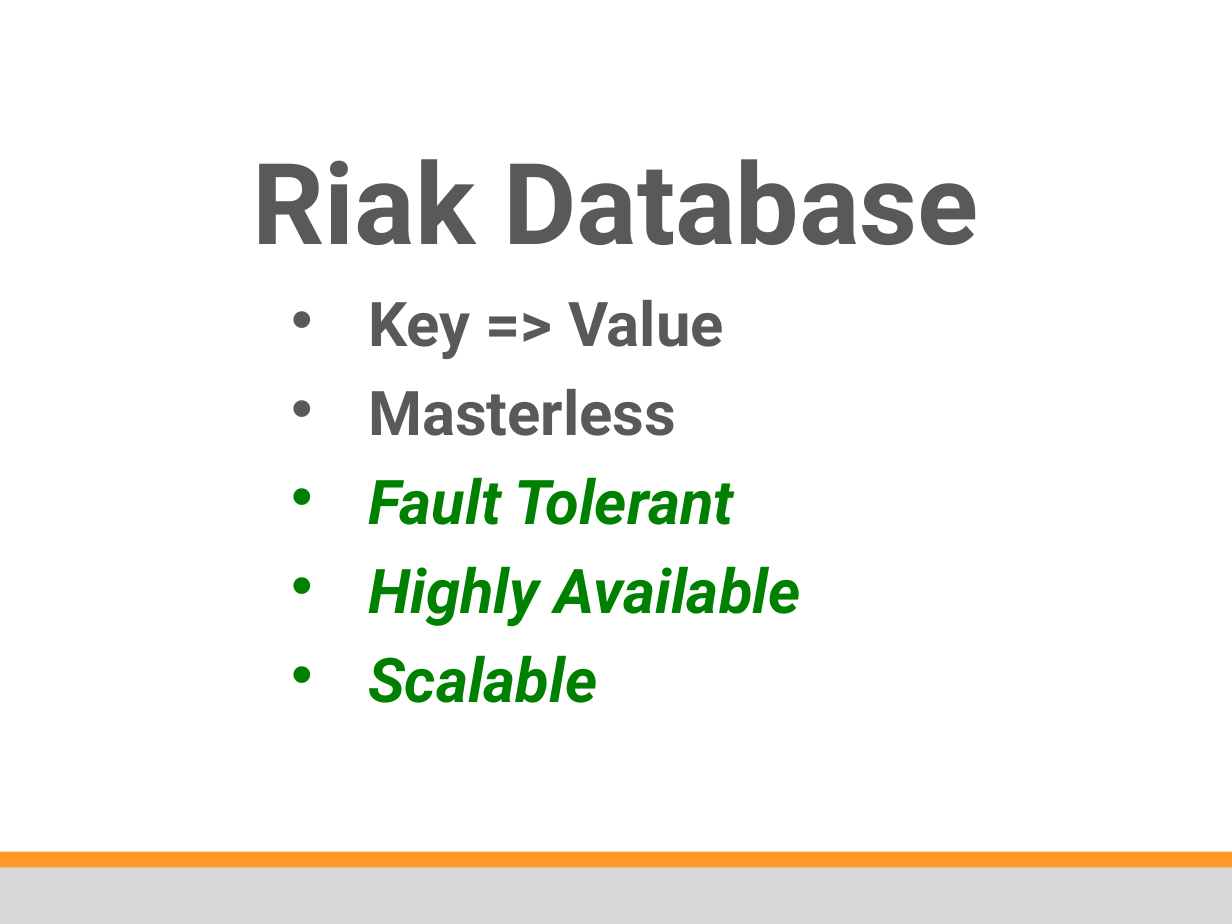
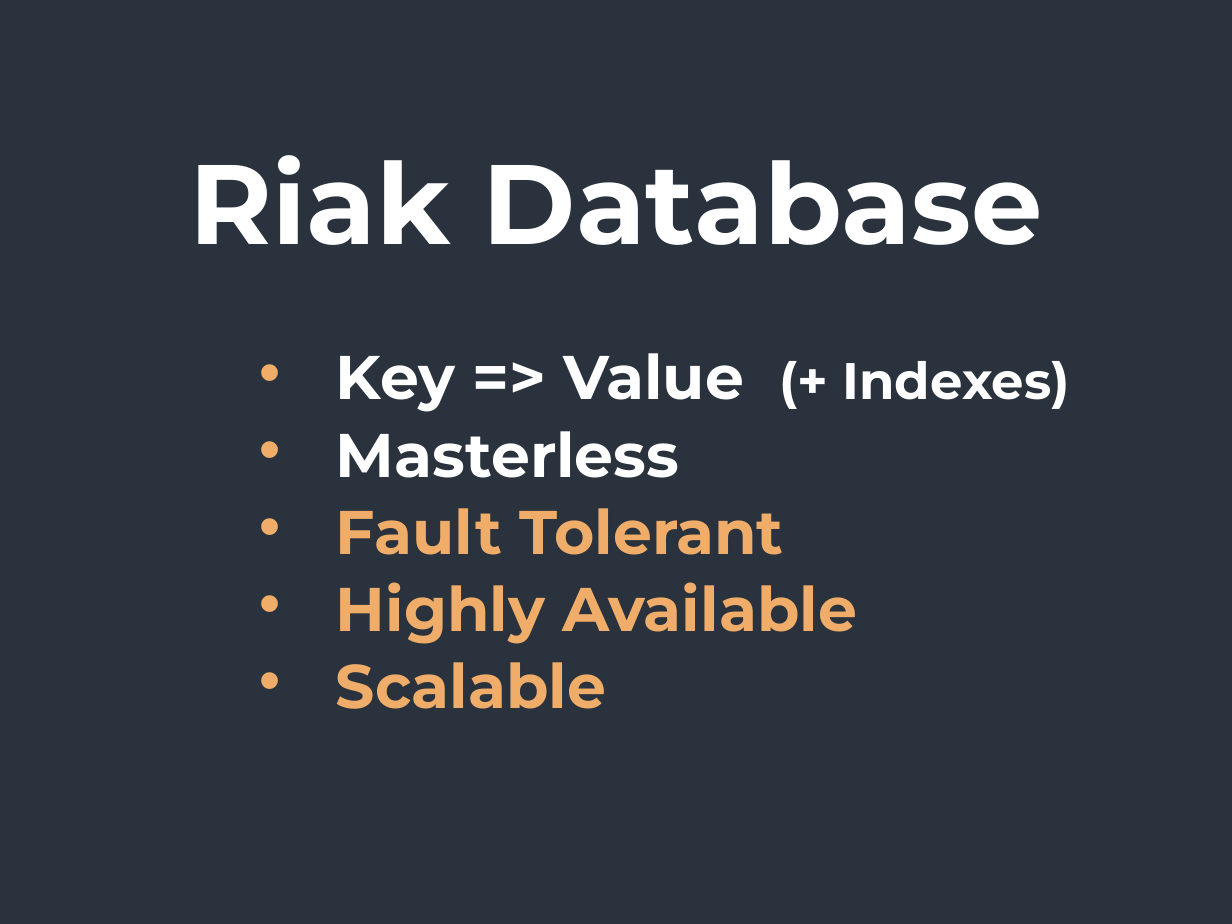
Before and after one commit to Cloudxtreme/training_material, a slide deck: slide 26 of unsorted/ps dev training/source ppt slides/Riak 101 - IntroToRiak.pptx (slide 22 before the commit). Drawn at 1232x924 pixels with LibreOffice and Linux fonts; fonts in the diff are those of the drawing; background and template pictures are left out. Boxes give left, top, right and bottom in pixels: in the first picture for what was removed or moved away, otherwise in the second. Text is boxed around its words. In the diff, an @@ line names an element or a change of style, - is before the commit and + after.

Commit message:
Update PS Riak 101 to new template, refactor slides

```diff
--- a/unsorted/ps dev training/source ppt slides/Riak 101 - IntroToRiak.pptx
+++ b/unsorted/ps dev training/source ppt slides/Riak 101 - IntroToRiak.pptx
@@ background #FFFFFF to #29323D @@
@@ title "Riak Database" at bbox=[190, 155, 1043, 245]: font Roboto to Montserrat, text colour #595959 to #FFFFFF @@
@@ text "Key => Value (+ Indexes)": place and size @@
-text "Key => Value (+ Indexes)" at bbox=[368, 300, 801, 703]
+text "Key => Value (+ Indexes)" at bbox=[336, 353, 1070, 709]
@@ text at bbox=[336, 353, 1070, 412]: text changed; font Roboto to Montserrat; text colour #595959 to #FFFFFF @@
-• Key => Value
+• Key => Value (+ Indexes)
@@ text at bbox=[336, 431, 857, 709]: font Roboto to Montserrat in "Masterless", "Fault Tolerant", "Highly Available", "Scalable"; text colour #595959 to #FFFFFF in "Masterless"; text colour #008000 to #F0AD69, italic off in "Fault Tolerant", "Highly Available", "Scalable"; less space between paragraphs @@
@@ rectangle removed at bbox=[0, 851, 1232, 872] @@
@@ rectangle removed at bbox=[0, 867, 1232, 924] @@
```
Also in this commit, not shown: 4 other slides changed, 25 slides added, 21 slides removed.
